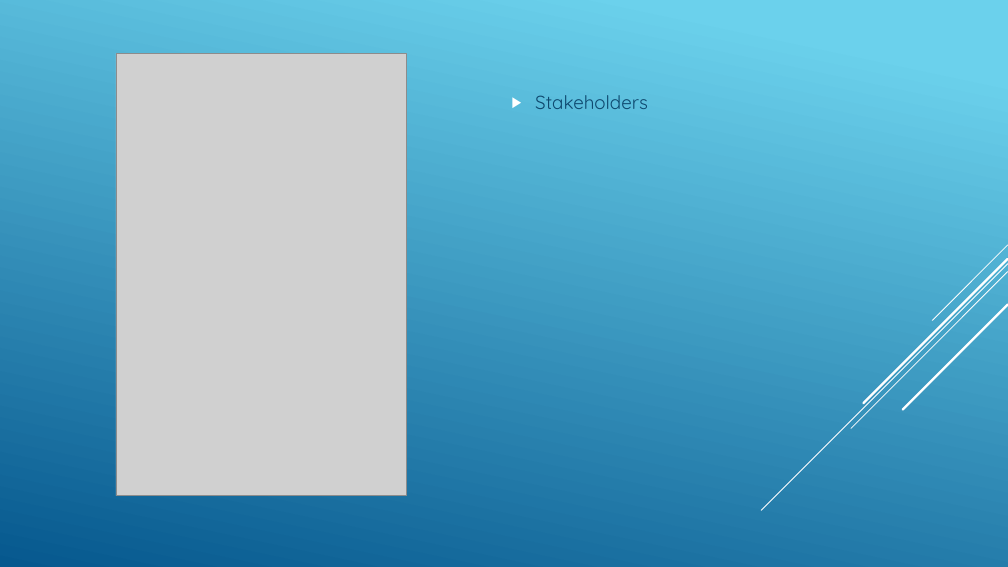
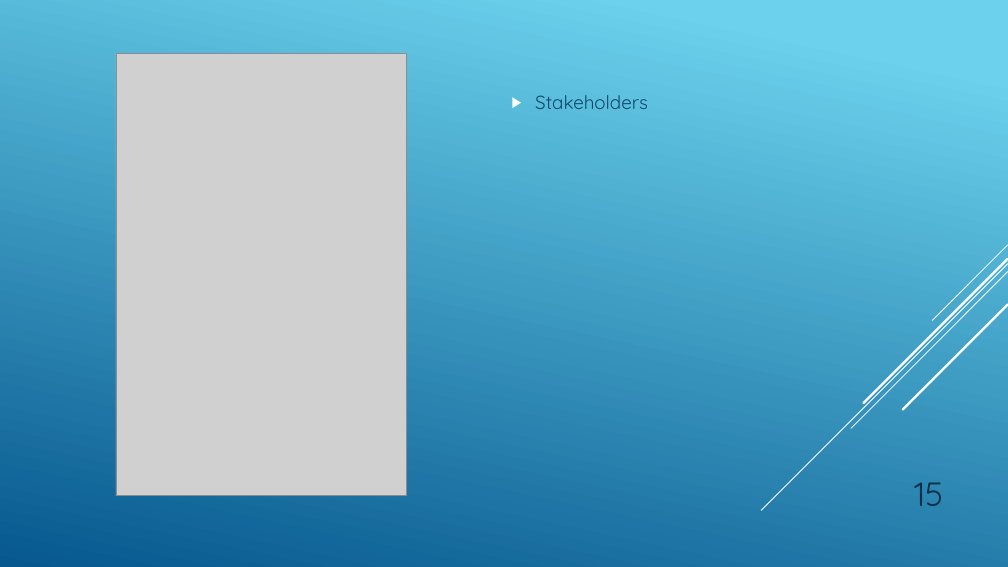
Before and after one commit to USNMasterEmSys2018/System-Engineering, a slide deck: slide 15 of S.A.V.E/Security Application Via Engineering.pptx. Drawn at 1008x567 pixels with LibreOffice and Linux fonts; fonts in the diff are those of the drawing; grey boxes stand for pictures. Boxes give left, top, right and bottom in pixels: in the first picture for what was removed or moved away, otherwise in the second. Text is boxed around its words. In the diff, an @@ line names an element or a change of style, - is before the commit and + after.

```diff
--- a/S.A.V.E/Security Application Via Engineering.pptx
+++ b/S.A.V.E/Security Application Via Engineering.pptx
@@ page number added at [914,482,944,506], 32 pt, text #0A304A @@
+15
```
Also in this commit, not shown: 30 other slides changed.
